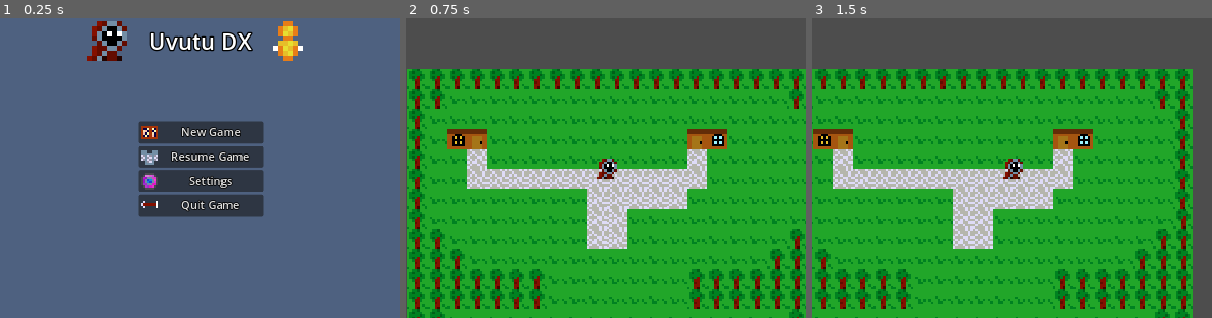
Above: before the commit, frames 1-3 (left to right).
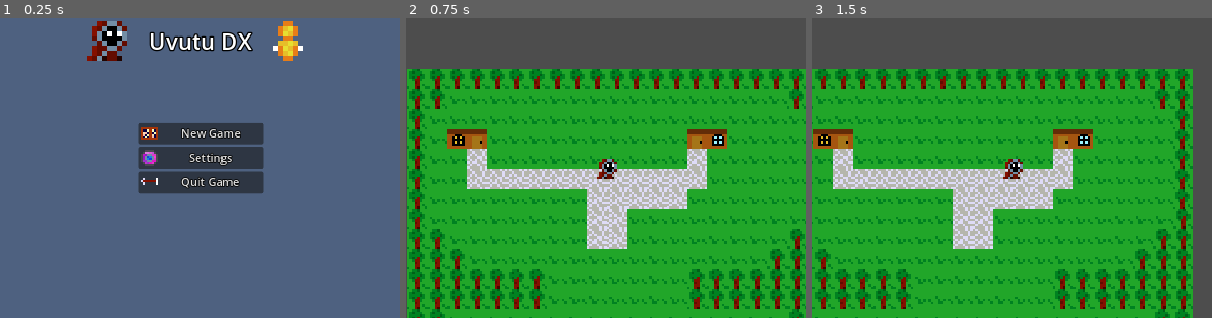
Above: after the commit, the same moments.

Repository: 123outerme/Shards-of-Grandeur
Game: Godot game, scene res://GameScenes/MainMenu.tscn
Two runs of this game, one before a commit and one after it. Both use one fixed random seed, a clock stepped at 60 frames per second and the inputs below.
Inputs:
- Up to frame 1 (0.25 s): no input
- Up to frame 2 (0.75 s): click "New Game" at 0.5 s
- Up to frame 3 (1.5 s): tap Enter at 1.25 s; hold D (move_right) from 1.28 s (still down)
The pictures show only the part of the screen within x 25-75%, y 25-75%; the shares and areas given below are measured in that part.

The runs differ from the first frame. In frame 1, 4.9% of the frame differs, in the area x 34-66%, y 34-67%; in frame 2, nothing differs; in frame 3, nothing differs.

Commit message:
Added save file checker logic for main menu

Diff:
--- a/Scripts/SaveHandler.gd
+++ b/Scripts/SaveHandler.gd
@@ -2,6 +2,8 @@
 
 var saved_scripts: Array = ["PlayerResources"]
 var save_file_location: String = "user://"
+
+var save_exists_file: String = "user://playerInfo.tres"
 
 # Called when the node enters the scene tree for the first time.
 func _ready():
@@ -31,4 +33,4 @@
 			scr.call("new_game", save_file_location)
 
 func save_file_exists():
-	return true
+	return FileAccess.file_exists(save_exists_file)
